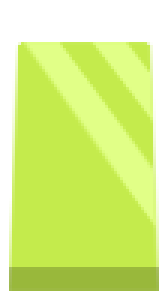
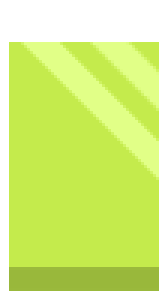
Revision of a layered 168x300 image; what changed, layer by layer:
renamed "Rectangle 2" to "Rectangle 3 copy", painted on it over [21, 42, 159, 231]
painted on "Rectangle 3" over [21, 42, 159, 180]
painted on "Rectangle 1" over [9, 42, 159, 291]
